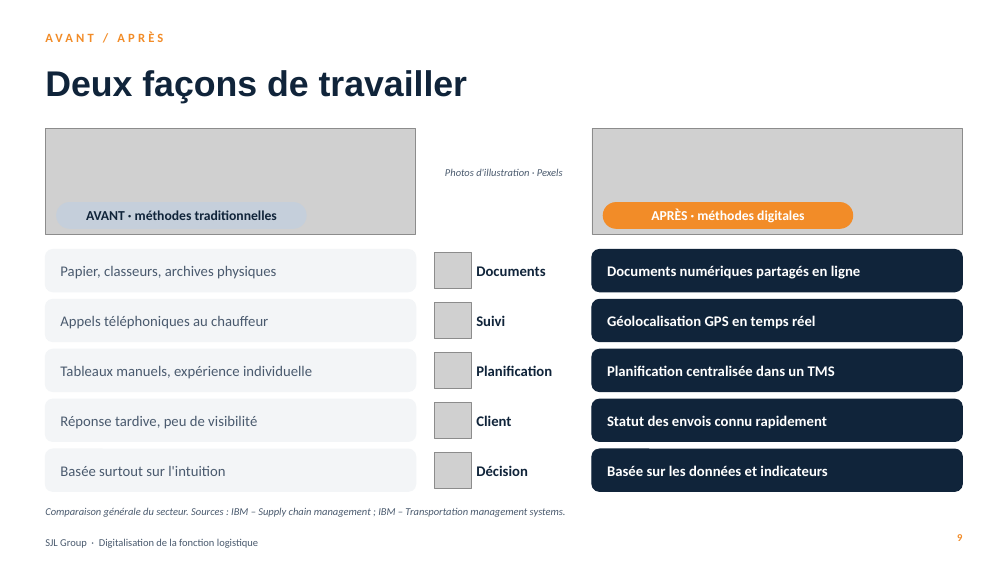
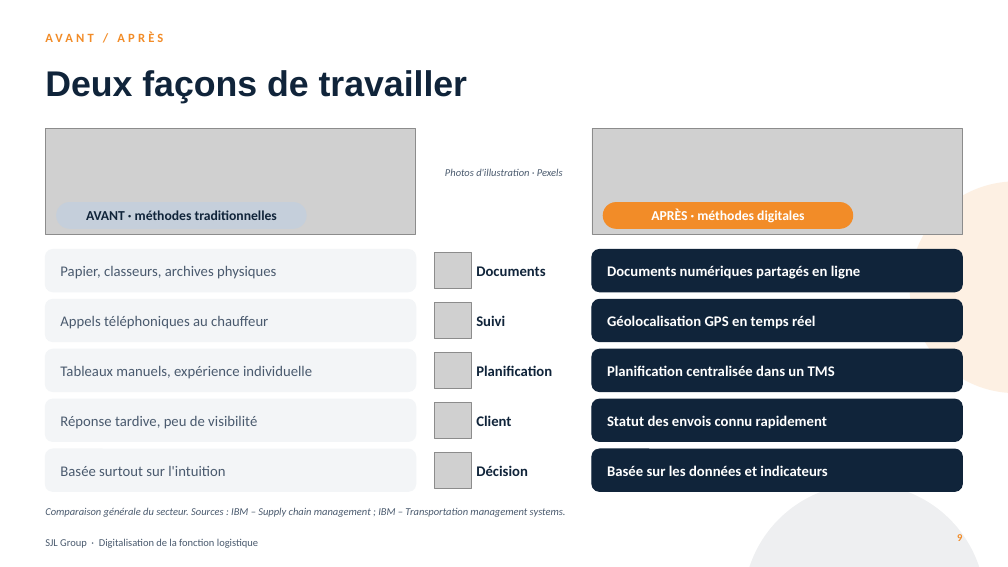
Before and after one commit to boufaskhalid75-hub/abdrahime, a slide deck: slide 9 of presentation-sjl/SJL_Digitalisation_Logistique.pptx. Drawn at 1008x567 pixels with LibreOffice and Linux fonts; fonts in the diff are those of the drawing; grey boxes stand for pictures; background and template pictures are left out. Boxes give left, top, right and bottom in pixels: in the first picture for what was removed or moved away, otherwise in the second. Text is boxed around its words. In the diff, an @@ line names an element or a change of style, - is before the commit and + after.

```diff
--- a/presentation-sjl/SJL_Digitalisation_Logistique.pptx
+++ b/presentation-sjl/SJL_Digitalisation_Logistique.pptx
@@ ellipse added at [910, 181, 1008, 393], fill #F28C28 at 13% opacity @@
@@ ellipse added at [743, 484, 985, 567], fill #10243A at 7% opacity @@
```
Also in this commit, not shown: 19 other slides changed, 4 other files.
